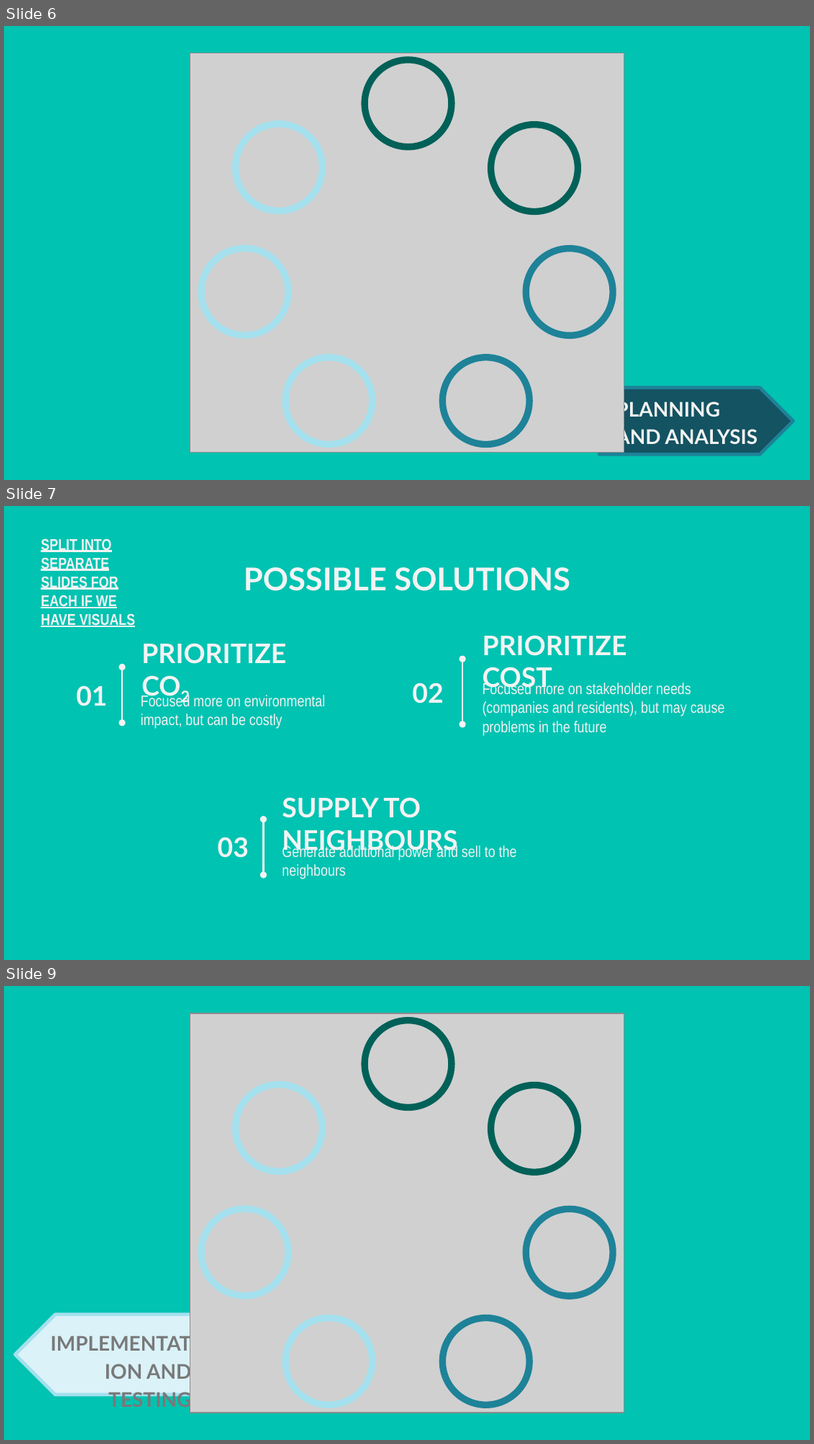
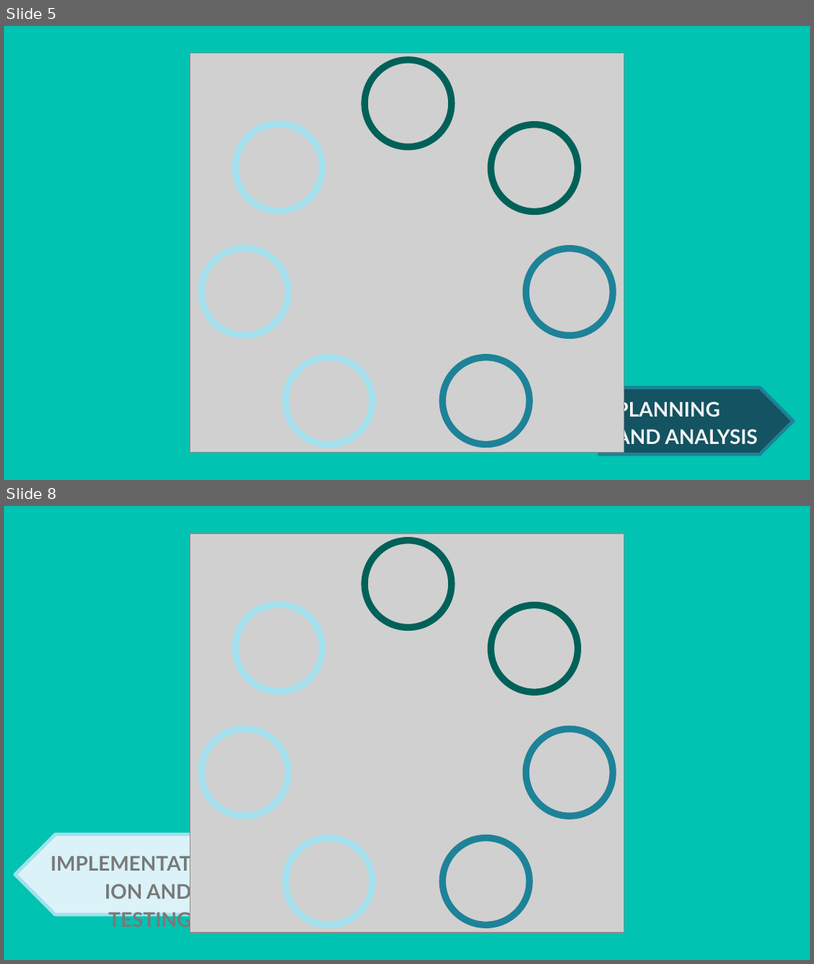
Before and after one commit to jpaglia/oec-2021, a slide deck: TEAMXXX_OEC2021_Programming.pptx. Shown one above the other, each under a label of ours: slides 6, 7 and 9 before the commit, slides 5 and 8 after it; the slides between them are not shown. The pictures are 814x1444 and 814x964 pixels, drawn with LibreOffice and Linux fonts; fonts in the diff are those of the drawing; grey boxes stand for pictures; background and template pictures are left out. Boxes give left, top, right and bottom in pixels: in the first picture for what was removed or moved away, otherwise in the second. Text is boxed around its words. In the diff, an @@ line names an element or a change of style, - is before the commit and + after.

```diff
--- a/TEAMXXX_OEC2021_Programming.pptx
+++ b/TEAMXXX_OEC2021_Programming.pptx
@@ slide 7 removed at bbox=[4, 506, 810, 960], background picture (left out) @@
@@ text removed at bbox=[41, 538, 135, 627] @@
-SPLIT INTO SEPARATE SLIDES FOR EACH IF WE HAVE VISUALS
@@ text removed at bbox=[244, 567, 571, 591] @@
-POSSIBLE SOLUTIONS
@@ title removed at bbox=[483, 635, 628, 692] @@
-PRIORITIZE COST
@@ title removed at bbox=[142, 643, 286, 664] @@
-PRIORITIZE CO2
@@ double arrow removed from (123, 667) to (123, 723) @@
@@ double arrow removed from (463, 659) to (463, 725) @@
@@ title removed at bbox=[76, 685, 107, 706] @@
-01
@@ subtitle removed at bbox=[141, 695, 325, 728] @@
-Focused more on environmental impact, but can be costly
@@ title removed at bbox=[412, 682, 443, 703] @@
-02
@@ subtitle removed at bbox=[483, 682, 725, 736] @@
-Focused more on stakeholder needs (companies and residents), but may cause problems in the future
@@ title removed at bbox=[282, 797, 458, 855] @@
-SUPPLY TO NEIGHBOURS
@@ double arrow removed from (264, 819) to (264, 875) @@
@@ title removed at bbox=[218, 836, 249, 857] @@
-03
@@ subtitle removed at bbox=[282, 844, 517, 879] @@
-Generate additional power and sell to the neighbours
@@ what was slide 6 is now slide 5 @@
@@ what was slide 9 is now slide 8 @@
```
Also in this commit, not shown: 6 slides changed, 7 slides added, 6 other slides removed, 1 other file.
